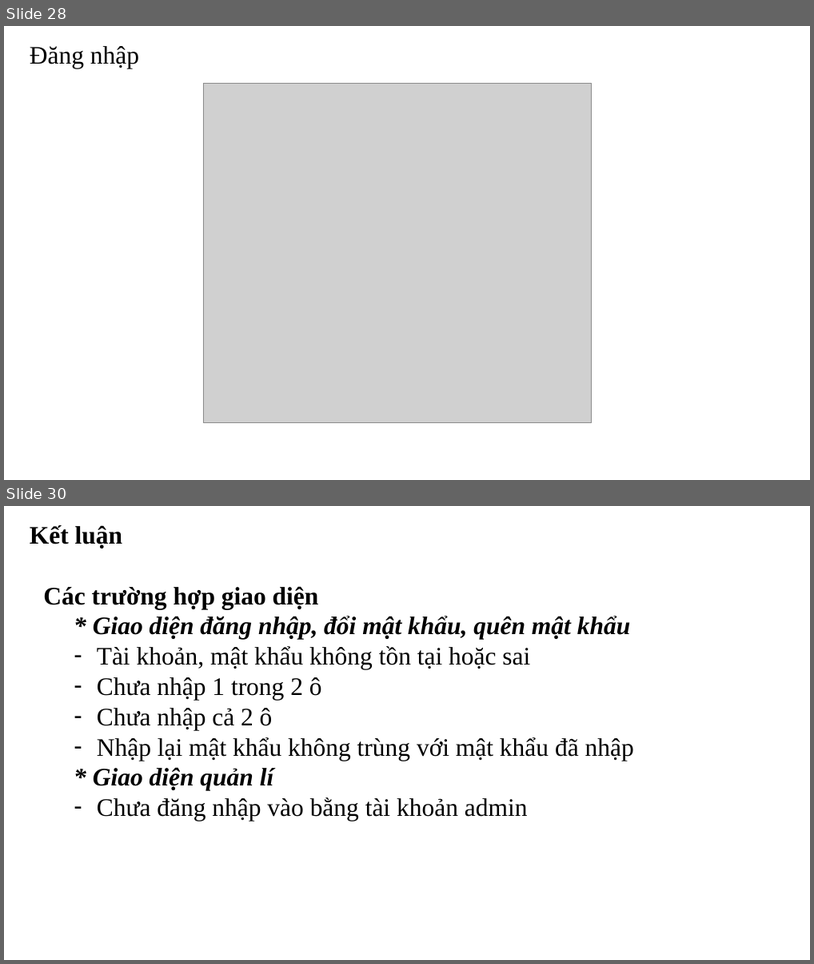
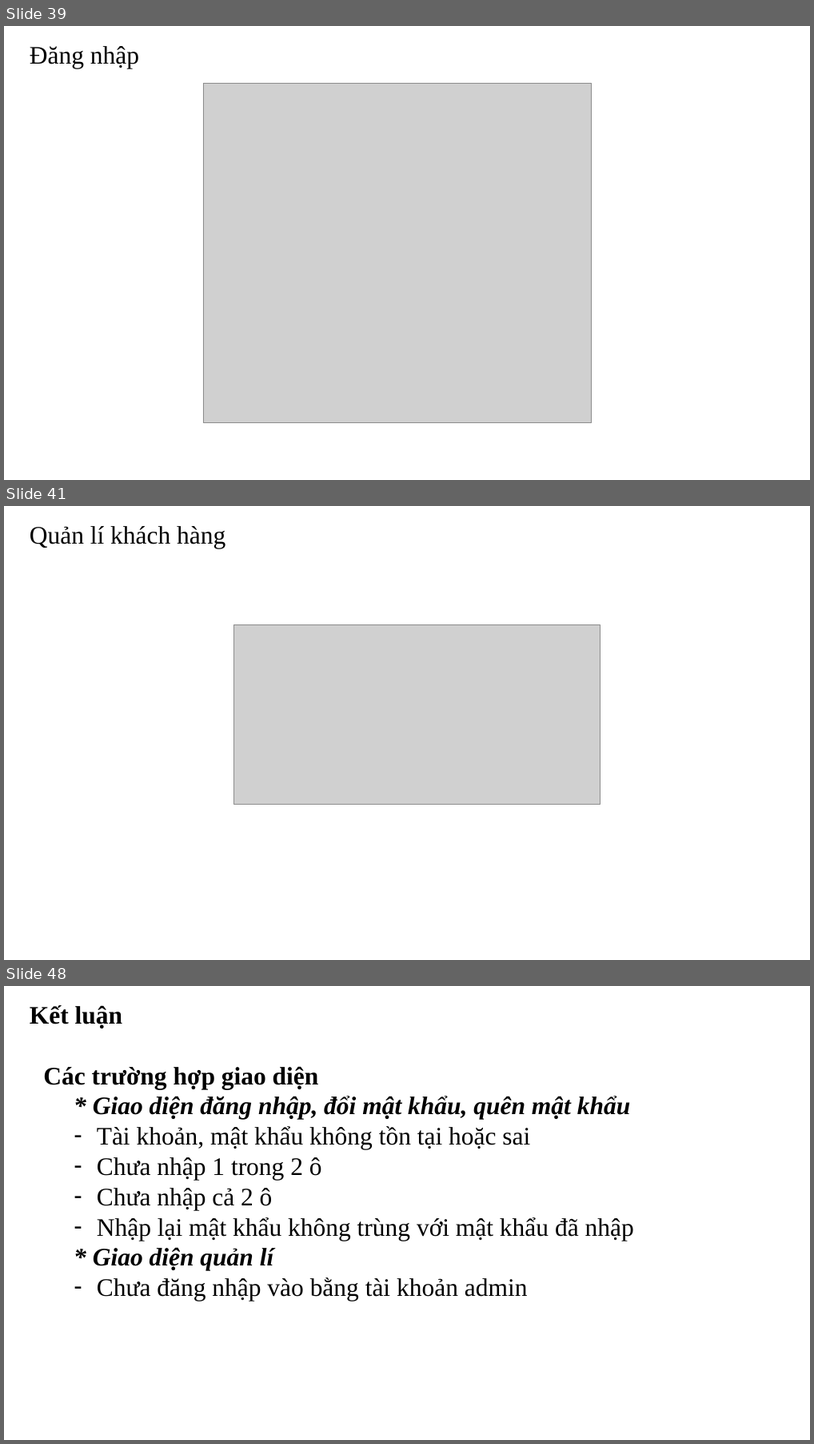
Before and after one commit to aokidai/androidcuoiki, a slide deck: bcck.pptx. Shown one above the other, each under a label of ours: slides 28 and 30 before the commit, slides 39, 41 and 48 after it; the slides between them are not shown. The pictures are 814x964 and 814x1444 pixels, drawn with LibreOffice and Linux fonts; fonts in the diff are those of the drawing; grey boxes stand for pictures. Boxes give left, top, right and bottom in pixels: in the first picture for what was removed or moved away, otherwise in the second. Text is boxed around its words. In the diff, an @@ line names an element or a change of style, - is before the commit and + after.

```diff
--- a/bcck.pptx
+++ b/bcck.pptx
@@ slide 41 added at [4,506,810,960], background #FFFFFF @@
@@ text added at [30,526,226,548], 30 pt, text #000000 @@
+Quản lí khách hàng
@@ picture added at [234,624,601,804] @@
@@ what was slide 28 is now slide 39 @@
@@ what was slide 30 is now slide 48 @@
```
Also in this commit, not shown: 1 slide changed, 18 other slides added, 1 slide removed, 16 other files.
